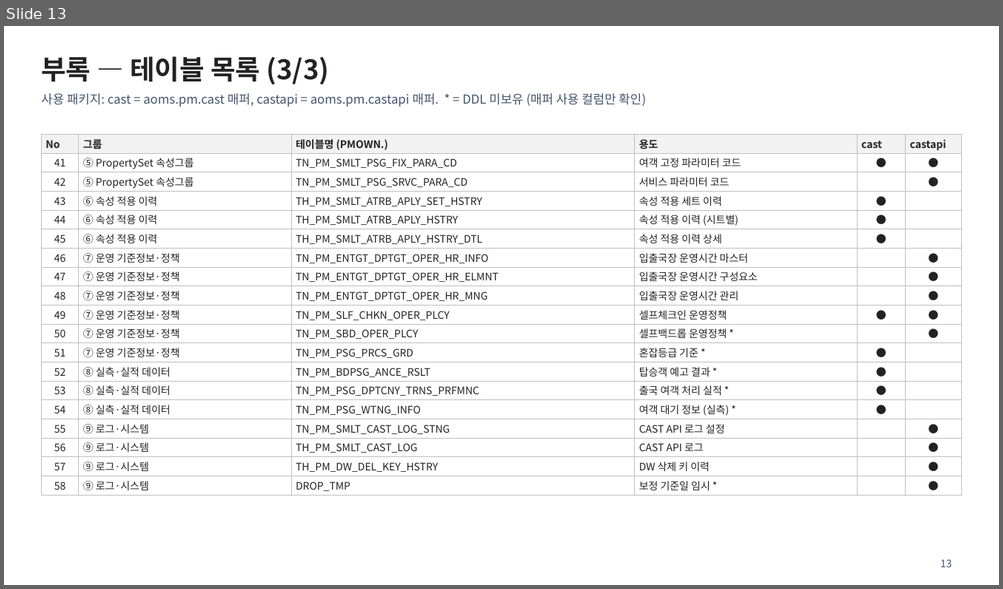
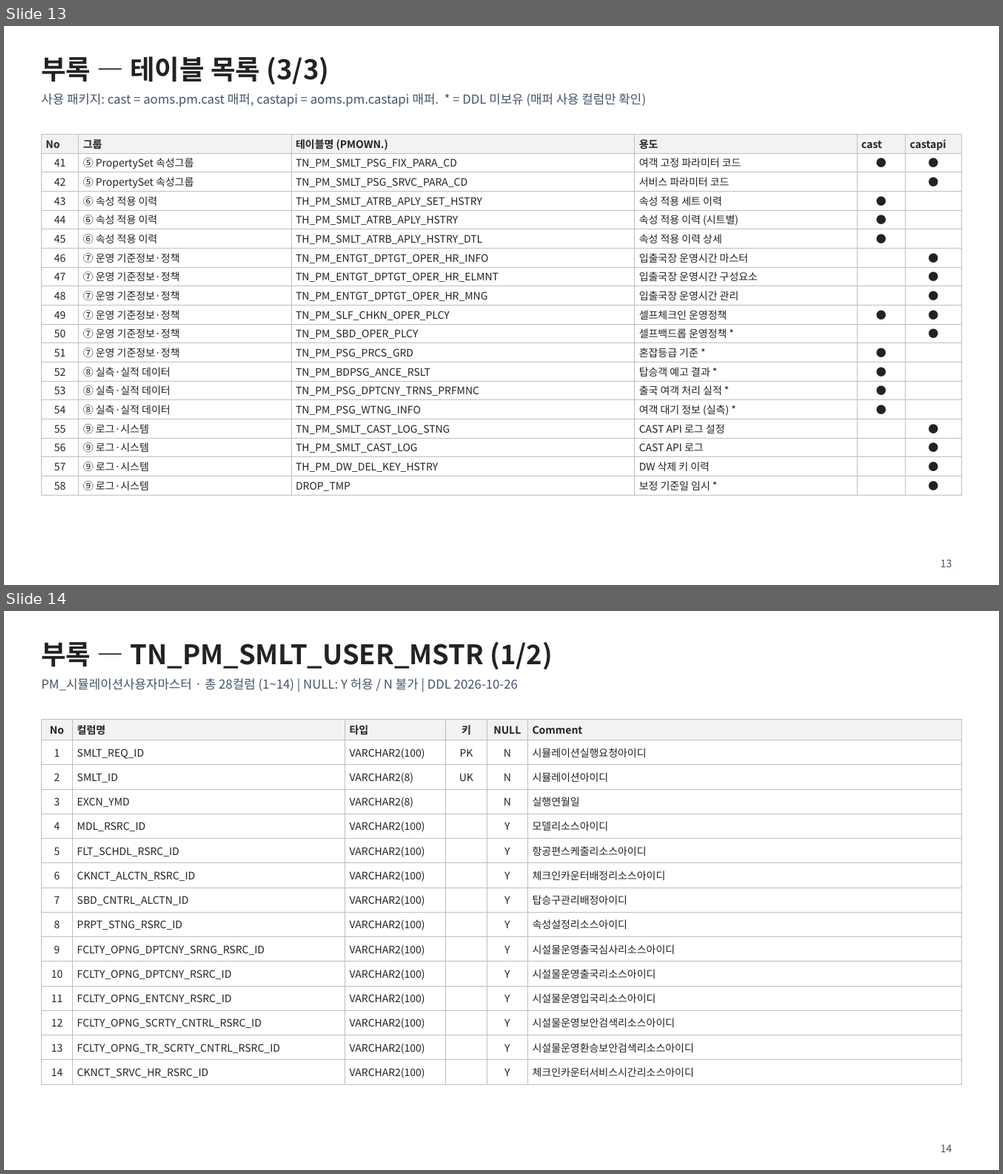
Before and after one commit to nsc5432/publishing, a slide deck: docs/pmown-table-erd.pptx. Shown one above the other, each under a label of ours: slide 13 before the commit, slides 13 and 14 after it. The pictures are 1003x589 and 1003x1174 pixels, drawn with LibreOffice and Linux fonts; fonts in the diff are those of the drawing. Boxes give left, top, right and bottom in pixels: in the first picture for what was removed or moved away, otherwise in the second. Text is boxed around its words. In the diff, an @@ line names an element or a change of style, - is before the commit and + after.

```diff
--- a/docs/pmown-table-erd.pptx
+++ b/docs/pmown-table-erd.pptx
@@ slide 14 added at (x1=4, y1=611, x2=999, y2=1170), background #FFFFFF @@
@@ title added at (x1=41, y1=642, x2=553, y2=669), 26 pt, text #222222, bold @@
+부록 — TN_PM_SMLT_USER_MSTR (1/2)
@@ text added at (x1=41, y1=678, x2=518, y2=691), 12 pt, text #44546A @@
+PM_시뮬레이션사용자마스터 · 총 28컬럼 (1~14) | NULL: Y 허용 / N 불가 | DDL 2026-10-26
@@ table added at (x1=41, y1=719, x2=962, y2=1085), 15 rows, 6 columns @@
+No | 컬럼명 | 타입 | 키 | NULL | Comment
+1 | SMLT_REQ_ID | VARCHAR2(100) | PK | N | 시뮬레이션실행요청아이디
+2 | SMLT_ID | VARCHAR2(8) | UK | N | 시뮬레이션아이디
+3 | EXCN_YMD | VARCHAR2(8) |  | N | 실행연월일
+4 | MDL_RSRC_ID | VARCHAR2(100) |  | Y | 모델리소스아이디
+5 | FLT_SCHDL_RSRC_ID | VARCHAR2(100) |  | Y | 항공편스케줄리소스아이디
+6 | CKNCT_ALCTN_RSRC_ID | VARCHAR2(100) |  | Y | 체크인카운터배정리소스아이디
+7 | SBD_CNTRL_ALCTN_ID | VARCHAR2(100) |  | Y | 탑승구관리배정아이디
+8 | PRPT_STNG_RSRC_ID | VARCHAR2(100) |  | Y | 속성설정리소스아이디
+9 | FCLTY_OPNG_DPTCNY_SRNG_RSRC_ID | VARCHAR2(100) |  | Y | 시설물운영출국심사리소스아이디
+10 | FCLTY_OPNG_DPTCNY_RSRC_ID | VARCHAR2(100) |  | Y | 시설물운영출국리소스아이디
+11 | FCLTY_OPNG_ENTCNY_RSRC_ID | VARCHAR2(100) |  | Y | 시설물운영입국리소스아이디
+12 | FCLTY_OPNG_SCRTY_CNTRL_RSRC_ID | VARCHAR2(100) |  | Y | 시설물운영보안검색리소스아이디
+13 | FCLTY_OPNG_TR_SCRTY_CNTRL_RSRC_ID | VARCHAR2(100) |  | Y | 시설물운영환승보안검색리소스아이디
+14 | CKNCT_SRVC_HR_RSRC_ID | VARCHAR2(100) |  | Y | 체크인카운터서비스시간리소스아이디
@@ page number added at (x1=940, y1=1145, x2=952, y2=1153), 10 pt, text #44546A @@
+14
```
Also in this commit, not shown: 1 slide changed, 3 other slides added, 9 other files.
